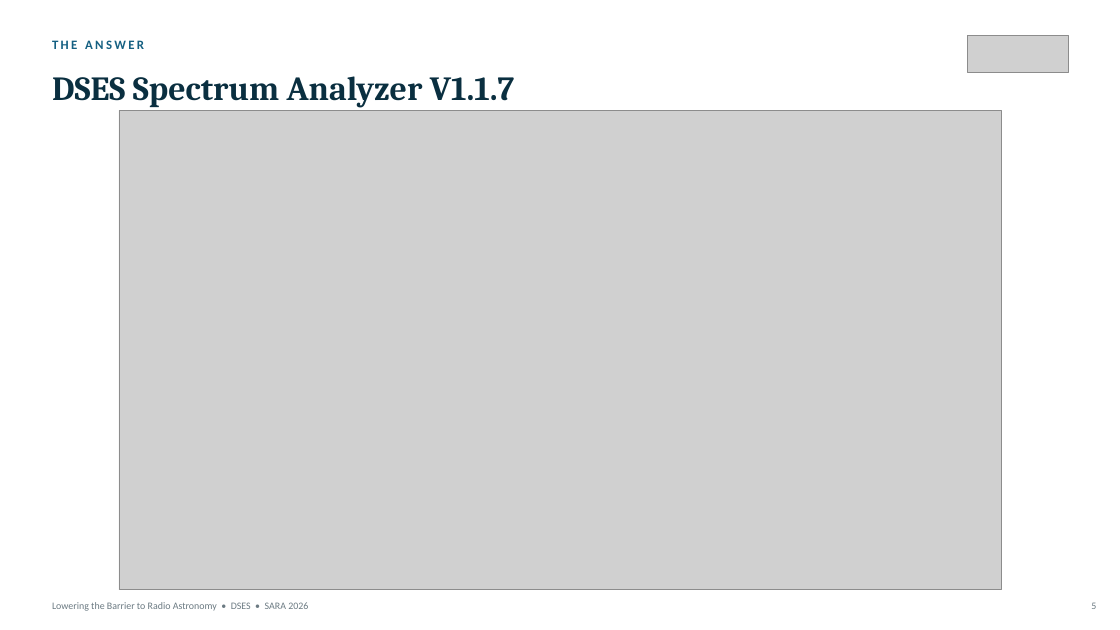
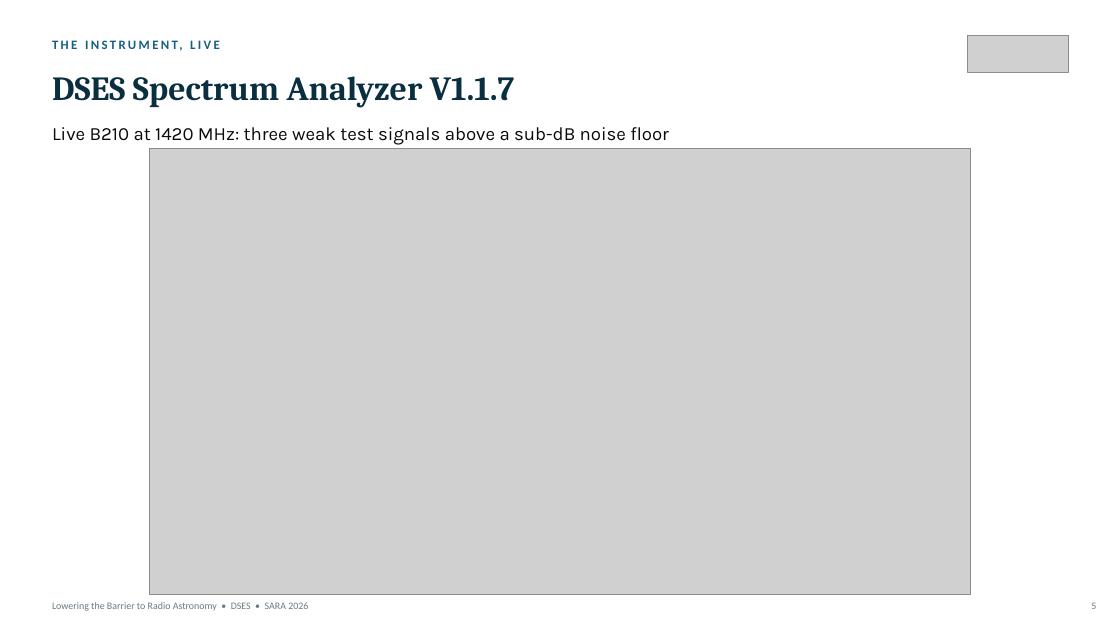
Before and after one commit to K0GD/dses-workbench, a slide deck: slide 5 of reports/sara-2026/Lowering_the_Barrier_to_Radio_Astronomy_SARA_2026.pptx. Drawn at 1120x630 pixels with LibreOffice and Linux fonts; fonts in the diff are those of the drawing; grey boxes stand for pictures. Boxes give left, top, right and bottom in pixels: in the first picture for what was removed or moved away, otherwise in the second. Text is boxed around its words. In the diff, an @@ line names an element or a change of style, - is before the commit and + after.

```diff
--- a/reports/sara-2026/Lowering_the_Barrier_to_Radio_Astronomy_SARA_2026.pptx
+++ b/reports/sara-2026/Lowering_the_Barrier_to_Radio_Astronomy_SARA_2026.pptx
@@ text at [52, 127, 85, 141]: text changed @@
-THE ANSWER
+THE INSTRUMENT, LIVE
@@ text added at [90, 127, 669, 145], 16 pt, text #0A0A0A @@
+Live B210 at 1420 MHz: three weak test signals above a sub-dB noise floor
@@ picture: place and size @@
-picture at [119, 110, 1002, 590]
+picture at [150, 149, 970, 595]
```
Also in this commit, not shown: 1 other slide changed.
